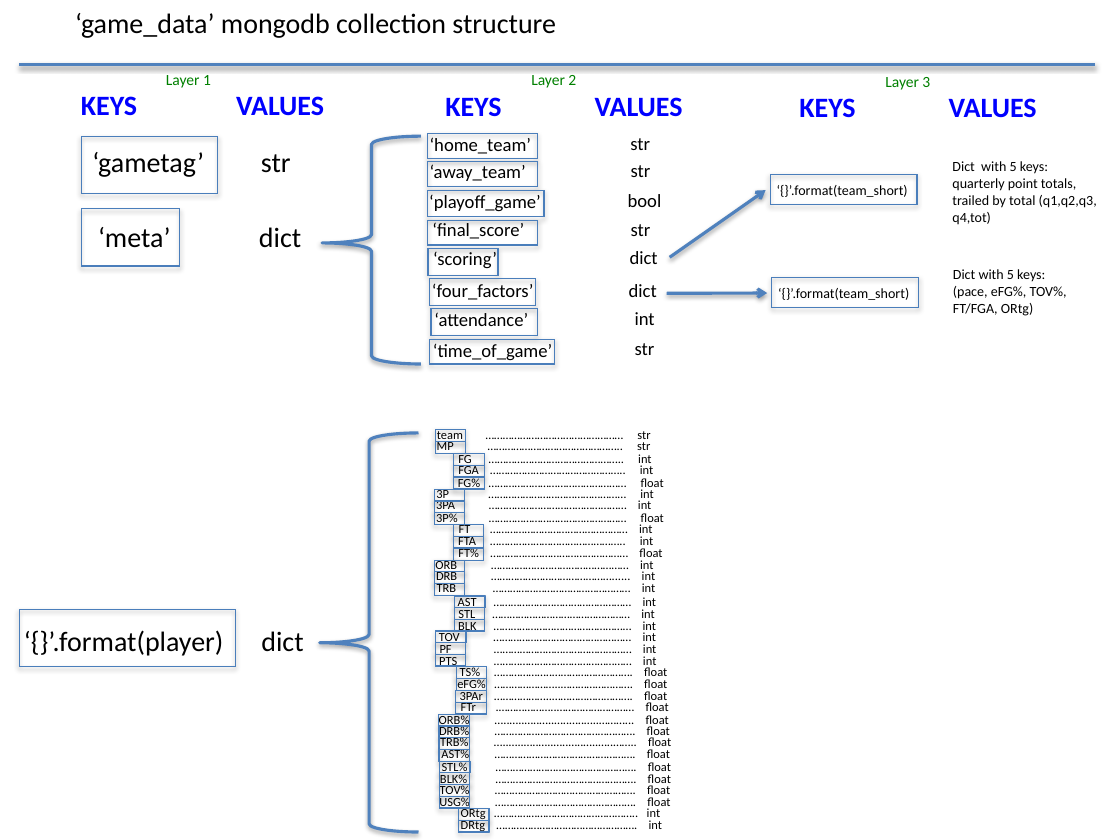
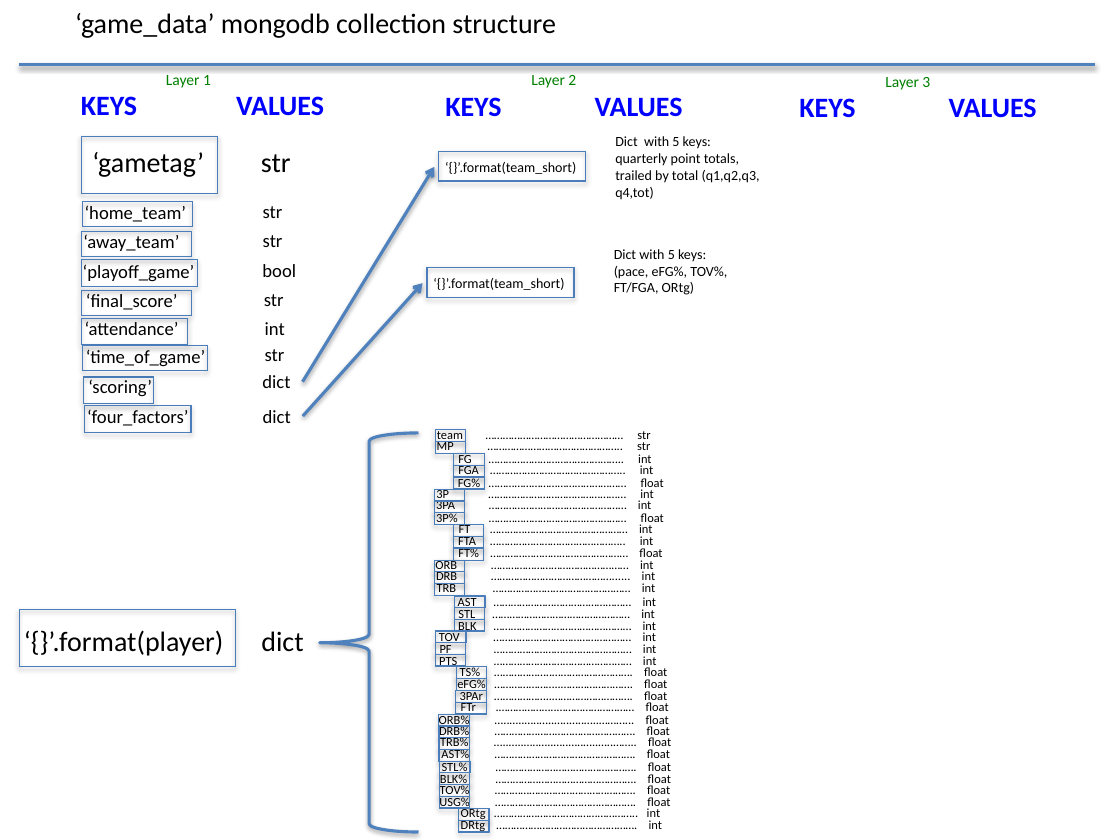
Before and after one commit to BasketBallin/Analytics, a slide deck: slide 1 of docs/game_data_schema.pptx. Drawn at 1120x840 pixels with LibreOffice and Linux fonts; fonts in the diff are those of the drawing. Boxes give left, top, right and bottom in pixels: in the first picture for what was removed or moved away, otherwise in the second. Text is boxed around its words. In the diff, an @@ line names an element or a change of style, - is before the commit and + after.

Commit message:
Began working on purge collection function. Also updated the game_data_schema.pptx and game_data_schema.pdf files with updated database structure.

```diff
--- a/docs/game_data_schema.pptx
+++ b/docs/game_data_schema.pptx
@@ left brace removed at [323, 137, 421, 364] @@
@@ text "Dict with 5 keys: quarterly ...": place and size @@
-text "Dict with 5 keys: quarterly ..." at [952, 161, 1097, 225]
+text "Dict with 5 keys: quarterly ..." at [615, 136, 760, 200]
@@ arrow moved from (670, 258) - (766, 190) to (302, 382) - (435, 167) @@
@@ text "‘{}’.format(team_short)": place and size @@
-text "‘{}’.format(team_short)" at [777, 185, 908, 197]
+text "‘{}’.format(team_short)" at [445, 162, 576, 174]
@@ frame: place and size @@
-frame at [771, 175, 917, 205]
+frame at [439, 151, 586, 181]
@@ frame removed at [82, 208, 180, 265] @@
@@ text removed at [98, 227, 301, 248] @@
-‘meta’ dict
@@ 4 texts, 4 frames: place and size @@
-4 texts, 4 frames at [428, 133, 544, 245]
+4 texts, 4 frames at [82, 202, 198, 315]
@@ text "‘{}’.format(team_short)": place and size @@
-text "‘{}’.format(team_short)" at [778, 288, 909, 300]
+text "‘{}’.format(team_short)" at [433, 278, 564, 290]
@@ frame: place and size @@
-frame at [772, 278, 918, 308]
+frame at [427, 268, 573, 298]
@@ text "Dict with 5 keys: (pace, ...": place and size @@
-text "Dict with 5 keys: (pace, ..." at [953, 269, 1067, 316]
+text "Dict with 5 keys: (pace, ..." at [614, 249, 727, 295]
@@ 4 texts: place and size @@
-4 texts at [628, 138, 662, 236]
+4 texts at [262, 206, 296, 306]
@@ arrow moved from (666, 293) - (767, 293) to (302, 417) - (422, 283) @@
@@ text "‘attendance’": place and size @@
-text "‘attendance’" at [434, 312, 528, 326]
+text "‘attendance’" at [85, 321, 179, 335]
@@ frame: place and size @@
-frame at [431, 309, 538, 336]
+frame at [82, 318, 188, 345]
@@ text "int": place and size @@
-text "int" at [635, 312, 655, 325]
+text "int" at [265, 322, 285, 335]
@@ text "‘time_of_game’": place and size @@
-text "‘time_of_game’" at [433, 343, 552, 360]
+text "‘time_of_game’" at [86, 349, 205, 366]
@@ frame: place and size @@
-frame at [430, 339, 554, 364]
+frame at [83, 346, 207, 371]
@@ text "str": place and size @@
-text "str" at [635, 343, 655, 355]
+text "str" at [265, 349, 285, 361]
@@ text "‘scoring’": place and size @@
-text "‘scoring’" at [433, 251, 497, 268]
+text "‘scoring’" at [88, 379, 152, 396]
@@ frame: place and size @@
-frame at [428, 249, 498, 276]
+frame at [83, 377, 153, 404]
@@ text "dict": place and size @@
-text "dict" at [630, 251, 658, 264]
+text "dict" at [262, 375, 290, 388]
@@ text "‘four_factors’": place and size @@
-text "‘four_factors’" at [432, 283, 533, 300]
+text "‘four_factors’" at [87, 409, 188, 426]
@@ frame: place and size @@
-frame at [430, 279, 536, 306]
+frame at [85, 405, 192, 432]
@@ text "dict": place and size @@
-text "dict" at [629, 284, 657, 297]
+text "dict" at [263, 410, 291, 423]
```
Also in this commit, not shown: 3 other files.
